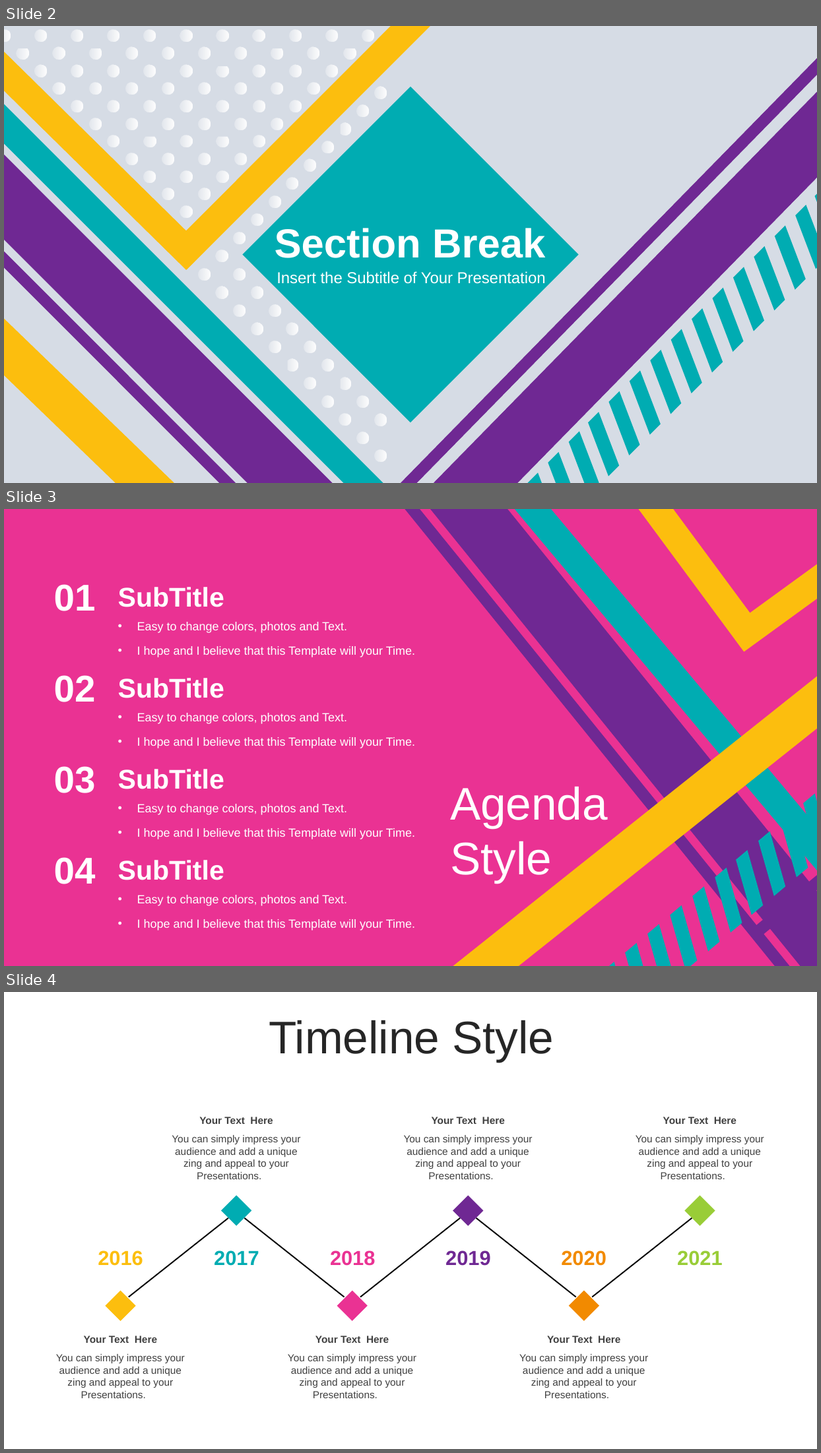
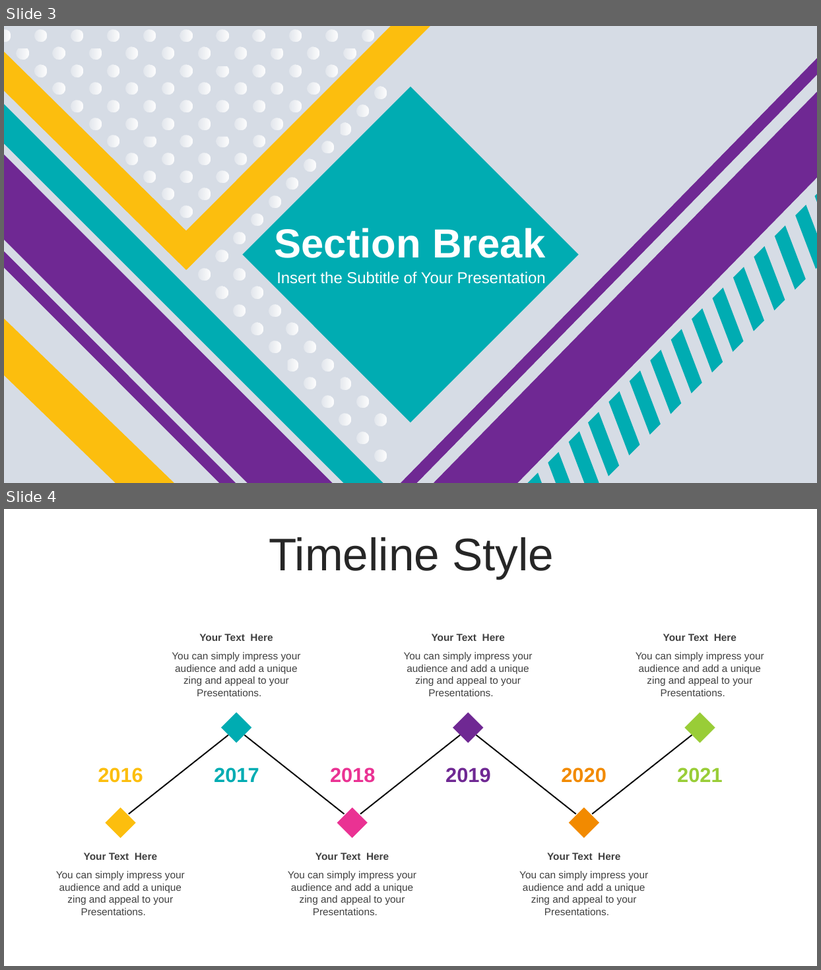
Before and after one commit to Eyssamsh/gui, a slide deck: guiProjekt/downloads/Final Präsentation Mehrsprachigkeit.pptx. Shown one above the other, each under a label of ours: slides 2, 3 and 4 before the commit, slides 3 and 4 after it. The pictures are 821x1453 and 821x970 pixels, drawn with LibreOffice and Linux fonts; fonts in the diff are those of the drawing. Boxes give left, top, right and bottom in pixels: in the first picture for what was removed or moved away, otherwise in the second. Text is boxed around its words. In the diff, an @@ line names an element or a change of style, - is before the commit and + after.

```diff
--- a/guiProjekt/downloads/Final Präsentation Mehrsprachigkeit.pptx
+++ b/guiProjekt/downloads/Final Präsentation Mehrsprachigkeit.pptx
@@ slide 3 removed at box(4, 509, 817, 966), background #EA3293 @@
@@ freeform shape removed at box(405, 509, 790, 966) @@
@@ freeform shape removed at box(430, 509, 817, 966) @@
@@ freeform shape removed at box(515, 509, 817, 871) @@
@@ freeform shape removed at box(639, 509, 817, 652) @@
@@ freeform shape removed at box(453, 673, 817, 966) @@
@@ text removed at box(450, 786, 608, 883) @@
-Agenda Style
@@ freeform shape removed at box(609, 794, 817, 966) @@
@@ freeform shape removed at box(749, 875, 817, 941) @@
@@ group removed at box(54, 584, 415, 931): 16 texts @@
-SubTitle
-01
-• Easy to change colors, photos and Text.
-• I hope and I believe that this Template will your Time.
-SubTitle
-02
-• Easy to change colors, photos and Text.
-• I hope and I believe that this Template will your Time.
-SubTitle
-03
-• Easy to change colors, photos and Text.
-• I hope and I believe that this Template will your Time.
-SubTitle
-04
-• Easy to change colors, photos and Text.
-• I hope and I believe that this Template will your Time.
@@ freeform shape removed at box(788, 906, 817, 966) @@
@@ what was slide 2 is now slide 3 @@
```
Also in this commit, not shown: 1 slide added.
